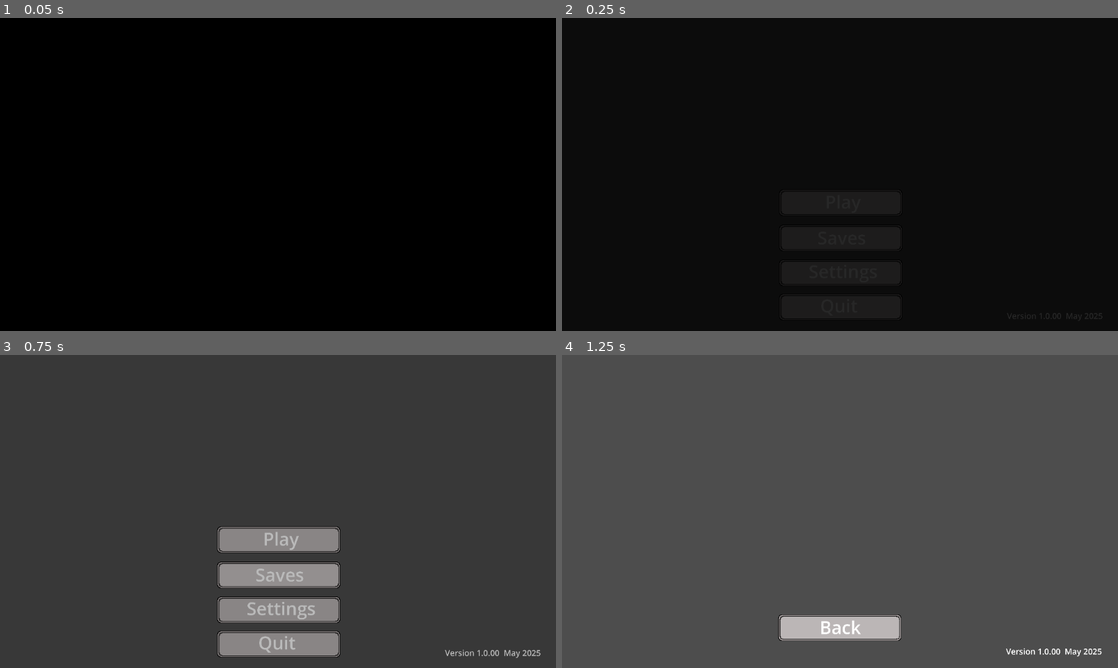
Above: before the commit, frames 1-4 (two rows, left to right).
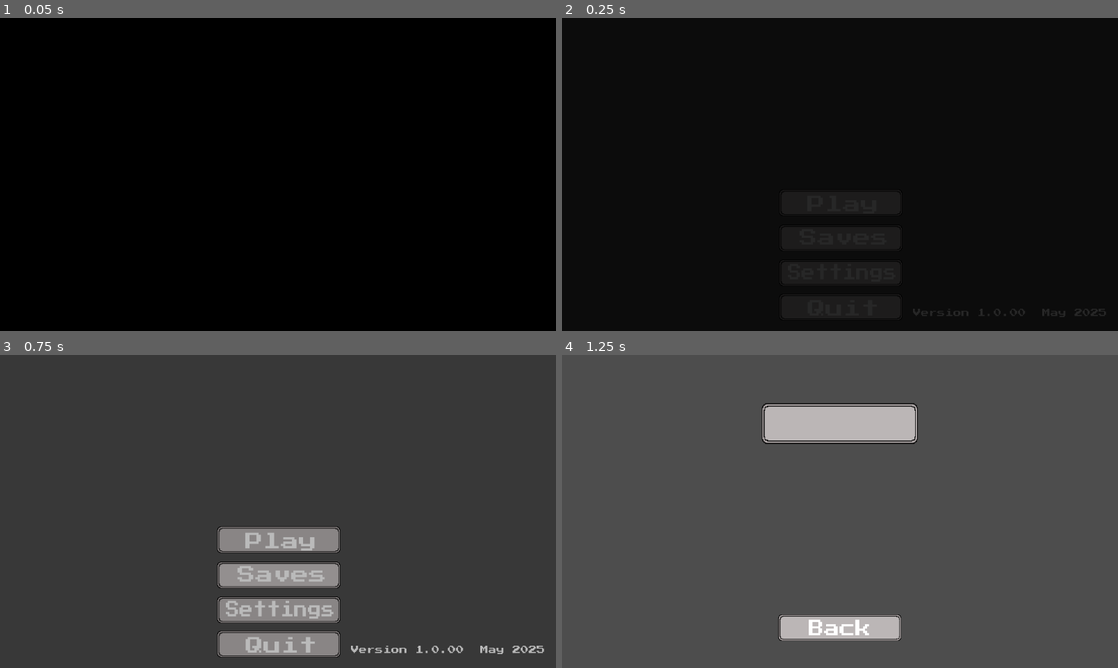
Above: after the commit, the same moments.

Repository: TalesMarc/AngelaCultoRepository
Game: Godot game, scene res://cenas/IntroVideo.tscn
Same seed, same stepped clock (60 frames per second), same inputs: the game is played once before the commit and once after it. Video files are missing from this copy of the repository; at most half a second of black plays in their place. Sound files missing from this copy of the repository are replaced by a short silence.
Inputs:
- Up to frame 1 (0.05 s): no input
- Up to frame 2 (0.25 s): no input
- Up to frame 3 (0.75 s): click "Saves" at 0.5 s
- Up to frame 4 (1.25 s): no input

Frame 1 is identical in both runs. In frame 2, 0.2% of the frame differs, in the area x 63-98%, y 92-97%; in frame 3, 1.7%; in frame 4, 4.0%, in the area x 35-98%, y 15-97%.

Commit message:
Atualização manual - 2025-05-23 15:37:28

Diff:
--- a/cenas/config_menu.tscn
+++ b/cenas/config_menu.tscn
@@ -40,9 +40,10 @@
 
 [node name="Label" type="Label" parent="idiom"]
 layout_mode = 0
-offset_left = 210.811
-offset_right = 545.811
-offset_bottom = 137.0
+offset_left = 83.7838
+offset_top = 32.4324
+offset_right = 583.784
+offset_bottom = 169.432
 theme_override_font_sizes/font_size = 100
 text = "Idiom"
 
@@ -59,19 +60,19 @@
 
 [node name="Label" type="Label" parent="back"]
 layout_mode = 0
-offset_left = 232.432
-offset_top = 2.70266
-offset_right = 505.432
-offset_bottom = 139.703
+offset_left = 154.054
+offset_top = 27.027
+offset_right = 554.054
+offset_bottom = 164.027
 theme_override_font_sizes/font_size = 100
 text = "Back"
 
 [node name="volume" type="Label" parent="."]
 layout_mode = 0
-offset_left = 544.0
-offset_top = 282.0
-offset_right = 603.0
-offset_bottom = 331.0
+offset_left = 505.0
+offset_top = 283.0
+offset_right = 601.0
+offset_bottom = 332.0
 text = "Volume
 "
 
@@ -87,10 +88,10 @@
 
 [node name="Label" type="Label" parent="TextureButton"]
 layout_mode = 0
-offset_left = -16.0
-offset_top = 28.0
-offset_right = 576.0
-offset_bottom = 97.0
+offset_left = -204.0
+offset_top = 29.0
+offset_right = 996.0
+offset_bottom = 98.0
 scale = Vector2(0.335, 0.335)
 theme_override_font_sizes/font_size = 50
 text = "Version 1.0.00  May 2025"
--- a/cenas/gameplay1.tscn
+++ b/cenas/gameplay1.tscn
@@ -111,7 +111,6 @@
 drag_vertical_enabled = true
 
 [node name="Control" type="Control" parent="Personagens/Persona1/Camera2D"]
-visible = false
 layout_mode = 3
 anchors_preset = 0
 offset_left = -421.0
@@ -121,8 +120,10 @@
 
 [node name="ColorRect" type="ColorRect" parent="Personagens/Persona1/Camera2D/Control"]
 layout_mode = 0
-offset_right = 40.0
-offset_bottom = 40.0
+offset_left = -19.7802
+offset_top = -6.59341
+offset_right = 20.2198
+offset_bottom = 33.4066
 scale = Vector2(22.3994, 17.9242)
 color = Color(0, 0, 0, 0.643137)
 
@@ -138,9 +139,11 @@
 
 [node name="Label" type="Label" parent="Personagens/Persona1/Camera2D/Control/resume"]
 layout_mode = 0
-offset_left = 123.113
-offset_right = 568.113
-offset_bottom = 157.0
+offset_left = 116.582
+offset_top = 29.7462
+offset_right = 806.582
+offset_bottom = 144.746
+scale = Vector2(0.657685, 0.82144)
 theme_override_font_sizes/font_size = 115
 text = "Resume"
 
@@ -156,9 +159,11 @@
 
 [node name="Label" type="Label" parent="Personagens/Persona1/Camera2D/Control/settings"]
 layout_mode = 0
-offset_left = 123.113
-offset_right = 568.113
-offset_bottom = 157.0
+offset_left = 83.2736
+offset_top = 29.7435
+offset_right = 1003.27
+offset_bottom = 186.743
+scale = Vector2(0.621696, 0.733999)
 theme_override_font_sizes/font_size = 115
 text = "Settings"
 
@@ -175,10 +180,11 @@
 
 [node name="Label" type="Label" parent="Personagens/Persona1/Camera2D/Control/Save"]
 layout_mode = 0
-offset_left = 213.395
-offset_top = -8.10717
-offset_right = 658.395
-offset_bottom = 148.893
+offset_left = 199.853
+offset_top = 29.7413
+offset_right = 659.853
+offset_bottom = 144.741
+scale = Vector2(0.636392, 0.822099)
 theme_override_font_sizes/font_size = 115
 text = "Save"
 
@@ -197,9 +203,11 @@
 
 [node name="Label" type="Label" parent="Personagens/Persona1/Camera2D/Control/QUIT"]
 layout_mode = 0
-offset_left = 73.8678
-offset_right = 616.868
-offset_bottom = 157.0
+offset_left = 49.9649
+offset_top = 44.6114
+offset_right = 1084.96
+offset_bottom = 182.611
+scale = Vector2(0.577476, 0.655884)
 theme_override_font_sizes/font_size = 115
 text = "Quit/Save"
 
--- a/cenas/inicio_menu.tscn
+++ b/cenas/inicio_menu.tscn
@@ -62,9 +62,10 @@
 
 [node name="Label" type="Label" parent="play_button"]
 layout_mode = 0
-offset_left = 256.757
-offset_right = 457.757
-offset_bottom = 137.0
+offset_left = 156.757
+offset_top = 35.1351
+offset_right = 556.757
+offset_bottom = 172.135
 theme_override_font_sizes/font_size = 100
 text = "Play"
 
@@ -80,10 +81,10 @@
 
 [node name="Label" type="Label" parent="saves_button"]
 layout_mode = 0
-offset_left = 213.513
-offset_top = 2.70266
-offset_right = 486.513
-offset_bottom = 139.703
+offset_left = 113.513
+offset_top = 24.3244
+offset_right = 613.513
+offset_bottom = 161.325
 theme_override_font_sizes/font_size = 100
 text = "Saves"
 
@@ -99,10 +100,11 @@
 
 [node name="Label" type="Label" parent="settings_button"]
 layout_mode = 0
-offset_left = 164.865
-offset_top = -2.70274
-offset_right = 551.865
-offset_bottom = 134.297
+offset_left = 48.6486
+offset_top = 24.3243
+offset_right = 848.649
+offset_bottom = 161.324
+scale = Vector2(0.763717, 1)
 theme_override_font_sizes/font_size = 100
 text = "Settings"
 
@@ -118,10 +120,10 @@
 
 [node name="Label" type="Label" parent="quit_button"]
 layout_mode = 0
-offset_left = 229.73
-offset_top = -2.70274
-offset_right = 438.73
-offset_bottom = 134.297
+offset_left = 159.459
+offset_top = 35.1351
+offset_right = 559.459
+offset_bottom = 172.135
 theme_override_font_sizes/font_size = 100
 text = "Quit"
 
@@ -139,10 +141,10 @@
 
 [node name="Label" type="Label" parent="TextureButton"]
 layout_mode = 0
-offset_left = -16.0
-offset_top = 28.0
-offset_right = 576.0
-offset_bottom = 97.0
+offset_left = -211.0
+offset_top = 25.0
+offset_right = 989.0
+offset_bottom = 94.0
 scale = Vector2(0.335, 0.335)
 theme_override_font_sizes/font_size = 50
 text = "Version 1.0.00  May 2025"
--- a/cenas/name_play.tscn
+++ b/cenas/name_play.tscn
@@ -29,10 +29,11 @@
 
 [node name="Label" type="Label" parent="BotaoAccept"]
 layout_mode = 0
-offset_left = 175.676
-offset_top = 2.7027
-offset_right = 510.676
-offset_bottom = 139.703
+offset_left = 89.1892
+offset_top = 21.6216
+offset_right = 689.189
+offset_bottom = 126.622
+scale = Vector2(0.869859, 1.08007)
 theme_override_font_sizes/font_size = 100
 text = "Accept"
 
@@ -49,10 +50,11 @@
 
 [node name="Label" type="Label" parent="back"]
 layout_mode = 0
-offset_left = 232.432
-offset_top = 2.70266
-offset_right = 505.432
-offset_bottom = 139.703
+offset_left = 175.676
+offset_top = 21.6216
+offset_right = 575.676
+offset_bottom = 158.622
+scale = Vector2(0.874735, 1.11475)
 theme_override_font_sizes/font_size = 100
 text = "Back"
 
@@ -69,11 +71,11 @@
 
 [node name="LineEdit" type="LineEdit" parent="."]
 layout_mode = 0
-offset_left = 446.0
-offset_top = 199.0
-offset_right = 1128.0
-offset_bottom = 318.0
-scale = Vector2(0.385641, 0.413917)
+offset_left = 467.0
+offset_top = 197.0
+offset_right = 1149.0
+offset_bottom = 316.0
+scale = Vector2(0.320406, 0.413917)
 theme_override_colors/font_color = Color(1, 1, 1, 1)
 theme_override_font_sizes/font_size = 81
 theme_override_styles/normal = SubResource("StyleBoxTexture_m0af3")
--- a/cenas/saves.tscn
+++ b/cenas/saves.tscn
@@ -79,32 +79,16 @@
 
 [node name="Label" type="Label" parent="back"]
 layout_mode = 0
-offset_left = 232.432
-offset_top = 2.70266
-offset_right = 505.432
-offset_bottom = 139.703
+offset_left = 170.27
+offset_top = 29.7297
+offset_right = 570.27
+offset_bottom = 166.73
+scale = Vector2(0.870936, 1)
 theme_override_font_sizes/font_size = 100
 text = "Back"
 
 [node name="hover_sound" type="AudioStreamPlayer2D" parent="."]
 stream = ExtResource("4_6sf10")
-
-[node name="TextureButton" type="TextureButton" parent="."]
-layout_mode = 0
-offset_left = 938.0
-offset_top = 576.0
-offset_right = 1120.0
-offset_bottom = 616.0
-
-[node name="Label" type="Label" parent="TextureButton"]
-layout_mode = 0
-offset_left = -16.0
-offset_top = 28.0
-offset_right = 576.0
-offset_bottom = 97.0
-scale = Vector2(0.335, 0.335)
-theme_override_font_sizes/font_size = 50
-text = "Version 1.0.00  May 2025"
 
 [node name="click_sound" type="AudioStreamPlayer2D" parent="."]
 stream = ExtResource("5_g8808")
@@ -123,17 +107,17 @@
 layout_mode = 2
 
 [node name="BotaoModelo" type="TextureButton" parent="ScrollContainer/VBoxContainer"]
-visible = false
 layout_mode = 2
 texture_normal = ExtResource("1_hfu60")
 texture_hover = ExtResource("2_75rjn")
 
 [node name="TextoLabel" type="Label" parent="ScrollContainer/VBoxContainer/BotaoModelo"]
 layout_mode = 1
-offset_left = 177.069
-offset_top = -7.15479
-offset_right = 484.069
-offset_bottom = 138.845
+offset_left = 19.0
+offset_top = 38.0
+offset_right = 995.0
+offset_bottom = 144.0
+scale = Vector2(0.664751, 0.802295)
 theme_override_font_sizes/font_size = 106
 horizontal_alignment = 1
 vertical_alignment = 1
--- /dev/null
+++ b/font/font.tres
@@ -0,0 +1,18 @@
+[gd_resource type="Theme" load_steps=3 format=3 uid="uid://ccauhl44p4q5k"]
+
+[ext_resource type="FontFile" uid="uid://dufl2g4s3lcci" path="res://font/new_font_file.tres" id="1_ofh7u"]
+
+[sub_resource type="StyleBoxEmpty" id="StyleBoxEmpty_8qpmj"]
+
+[resource]
+Label/colors/font_color = Color(1, 1, 1, 1)
+Label/colors/font_outline_color = Color(0, 0, 0, 1)
+Label/colors/font_shadow_color = Color(0, 0, 0, 0)
+Label/constants/line_spacing = 3
+Label/constants/outline_size = 0
+Label/constants/shadow_offset_x = 1
+Label/constants/shadow_offset_y = 1
+Label/constants/shadow_outline_size = 1
+Label/font_sizes/font_size = 16
+Label/fonts/font = ExtResource("1_ofh7u")
+Label/styles/normal = SubResource("StyleBoxEmpty_8qpmj")
--- /dev/null
+++ b/font/new_font_file.tres
@@ -0,0 +1,8 @@
+[gd_resource type="FontFile" format=3 uid="uid://dufl2g4s3lcci"]
+
+[resource]
+cache/0/16/0/ascent = 0.0
+cache/0/16/0/descent = 0.0
+cache/0/16/0/underline_position = 0.0
+cache/0/16/0/underline_thickness = 0.0
+cache/0/16/0/scale = 1.0
--- a/project.godot
+++ b/project.godot
@@ -23,6 +23,10 @@
 
 window/size/mode=3
 window/stretch/mode="viewport"
+
+[gui]
+
+theme/custom_font="uid://c6nbt6if318w"
 
 [input]
 
Not shown, added: font/OFL.txt
Binary file added: font/PressStart2P-Regular.ttf
Not shown, added: font/PressStart2P-Regular.ttf.import
